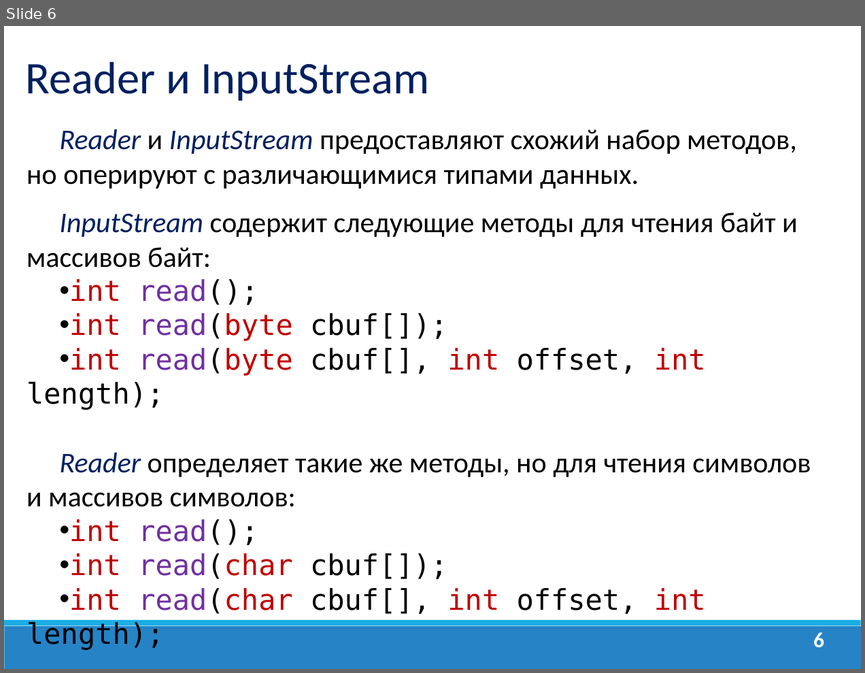
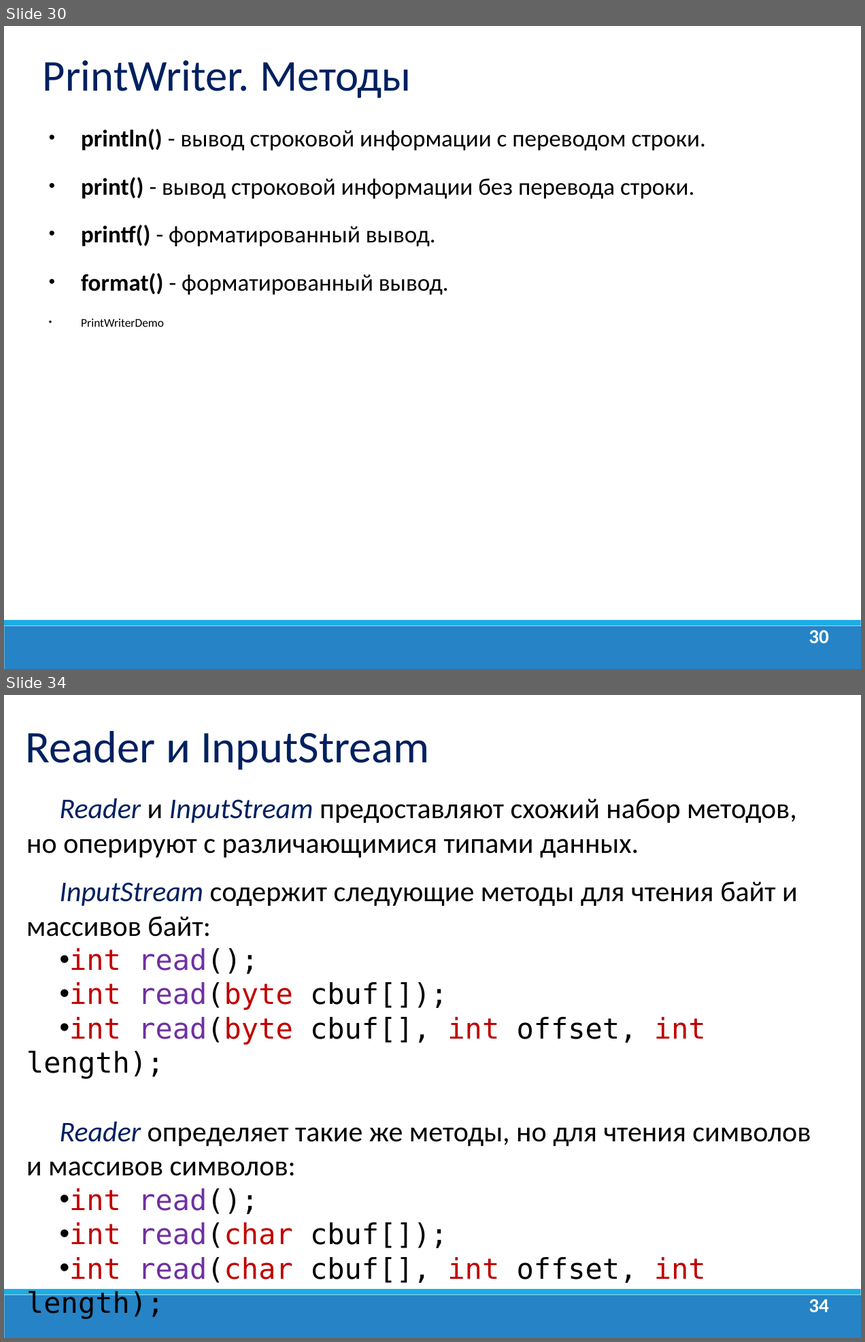
Before and after one commit to dmitry-academy/academy_5220, a slide deck: academy5220/resources/presentations_old/Java_Lection_11.Потоки ввода вывода.ppt. Shown one above the other, each under a label of ours: slide 6 before the commit, slides 30 and 34 after it; the slides between them are not shown. The pictures are 865x673 and 865x1342 pixels, drawn with LibreOffice and Linux fonts; fonts in the diff are those of the drawing; background and template pictures are left out. Boxes give left, top, right and bottom in pixels: in the first picture for what was removed or moved away, otherwise in the second. Text is boxed around its words. In the diff, an @@ line names an element or a change of style, - is before the commit and + after.

```diff
--- a/academy5220/resources/presentations_old/Java_Lection_11.Потоки ввода вывода.ppt
+++ b/academy5220/resources/presentations_old/Java_Lection_11.Потоки ввода вывода.ppt
@@ slide 30 added at box(4, 26, 861, 669), background #FFFFFF; not listed: 2 template elements that a slide beside it also shows @@
@@ text added at box(43, 60, 411, 98), 37 pt, text #002060 @@
+PrintWriter. Методы
@@ text added at box(81, 129, 706, 327), 20 pt, text #000000 @@
+• println() - вывод строковой информации с переводом строки.
+• print() - вывод строковой информации без перевода строки.
+• printf() - форматированный вывод.
+• format() - форматированный вывод.
+• PrintWriterDemo
@@ page number added at box(808, 630, 828, 643), 16.6 pt, text #FFFFFF, bold @@
+30
@@ what was slide 6 is now slide 34 @@
@@ page number at box(808, 1299, 828, 1312): text changed; size 18 to 16.6 pt @@
-6
+34
```
Also in this commit, not shown: 9 slides changed, 29 other slides added, 2 slides removed, 18 other files.
